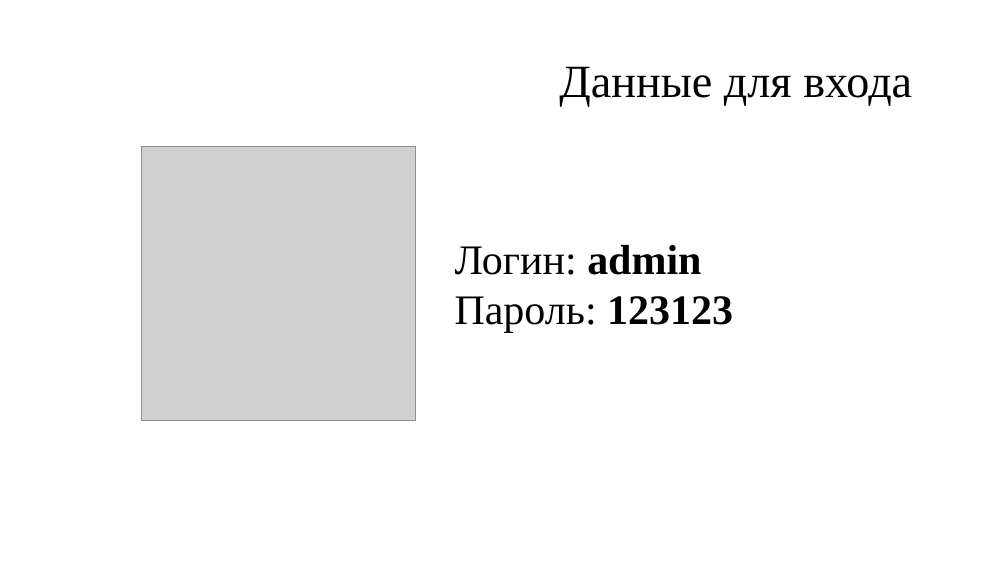
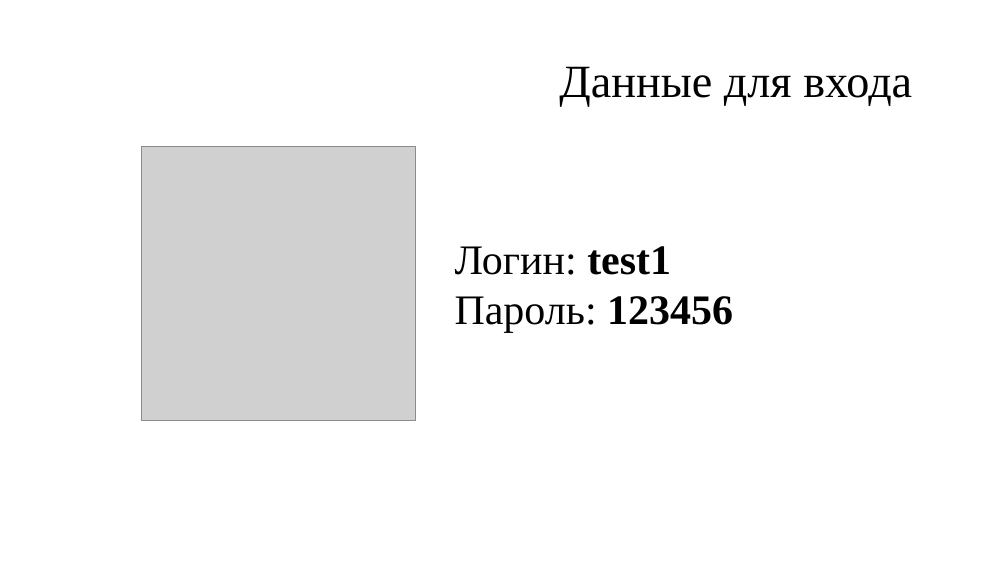
Before and after one commit to Danildanil228/diplomfiles, a slide deck: slide 15 of Презентация.pptx. Drawn at 1008x567 pixels with LibreOffice and Linux fonts; fonts in the diff are those of the drawing; grey boxes stand for pictures; background and template pictures are left out. Boxes give left, top, right and bottom in pixels: in the first picture for what was removed or moved away, otherwise in the second. Text is boxed around its words. In the diff, an @@ line names an element or a change of style, - is before the commit and + after.

```diff
--- a/Презентация.pptx
+++ b/Презентация.pptx
@@ text at (455, 246, 733, 332): text changed @@
-Логин: admin
-Пароль: 123123
+Логин: test1
+Пароль: 123456
```
Also in this commit, not shown: 2 other slides changed, 1 other file.
